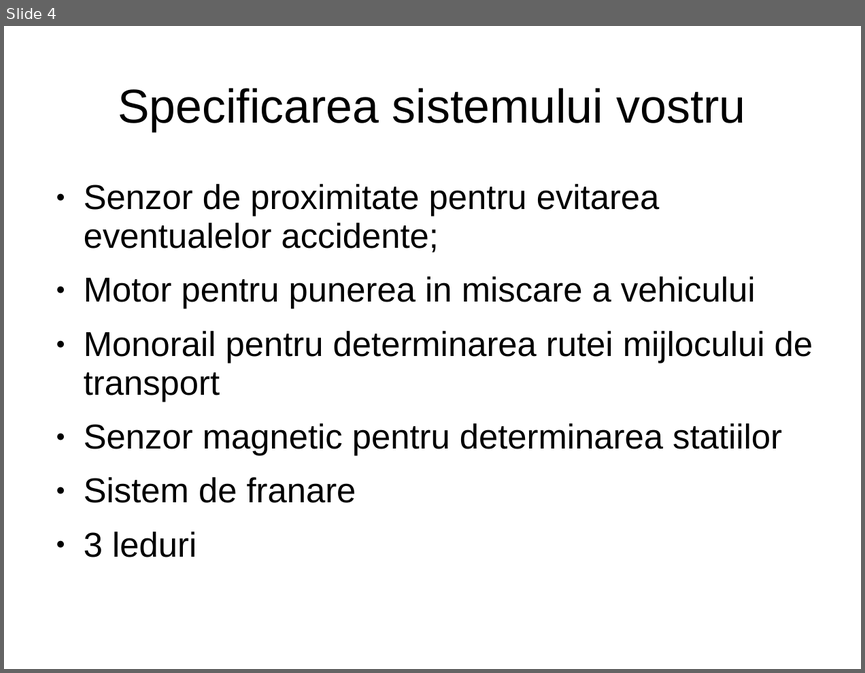
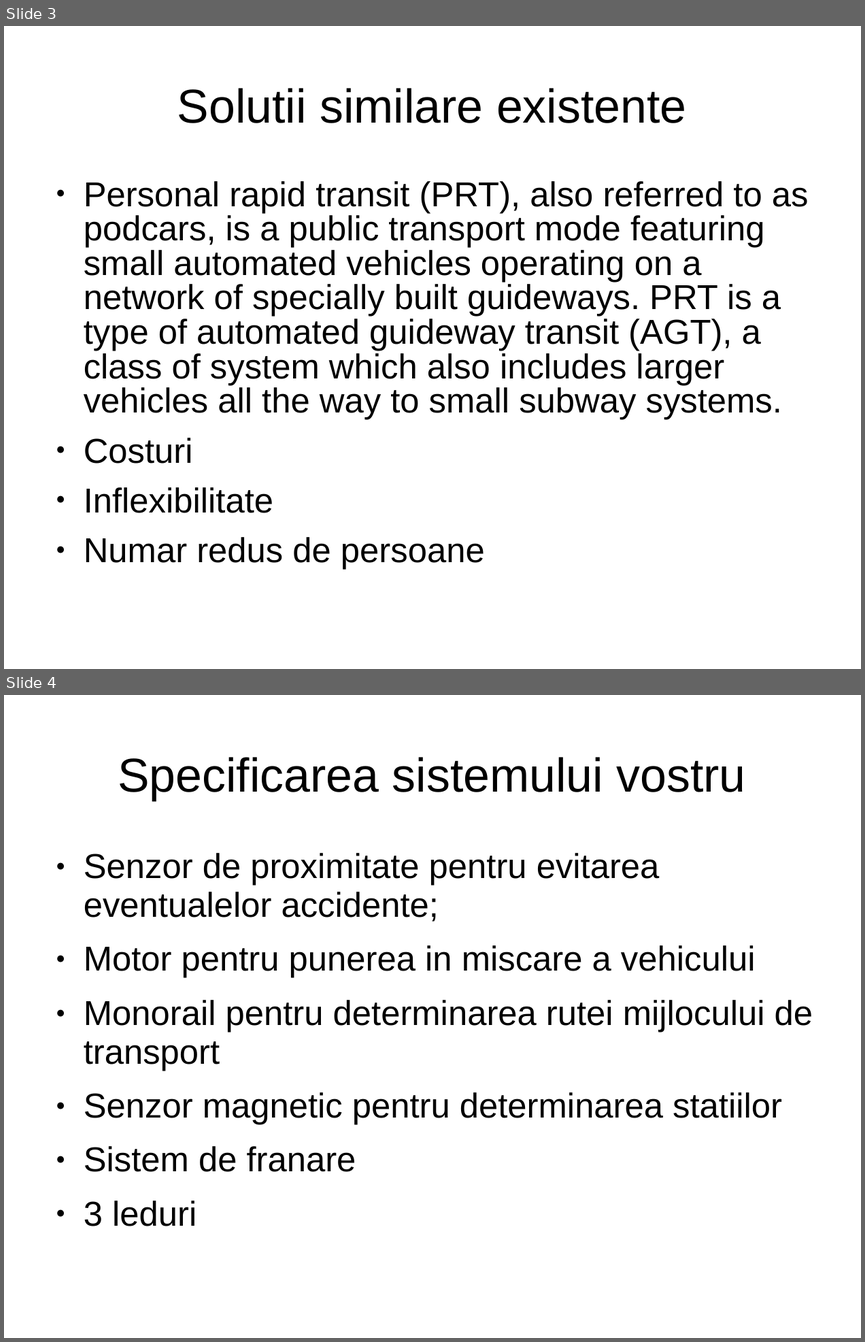
Before and after one commit to astef001/oc2016, a slide deck: TemplateTema-W1-2.ppt. Shown one above the other, each under a label of ours: slide 4 before the commit, slides 3 and 4 after it. The pictures are 865x673 and 865x1342 pixels, drawn with LibreOffice and Linux fonts; fonts in the diff are those of the drawing. Boxes give left, top, right and bottom in pixels: in the first picture for what was removed or moved away, otherwise in the second. Text is boxed around its words. In the diff, an @@ line names an element or a change of style, - is before the commit and + after.

```diff
--- a/TemplateTema-W1-2.ppt
+++ b/TemplateTema-W1-2.ppt
@@ slide 3 added at (4, 26, 861, 669), background #FFFFFF @@
@@ title added at (177, 88, 686, 123), 44 pt, text #000000 @@
+Solutii similare existente
@@ text added at (84, 181, 808, 569), 32 pt, text #000000 @@
+● Personal rapid transit (PRT), also referred to as podcars, is a public transport mode featuring small automated vehicles operating on a network of specially built guideways. PRT is a type of automated guideway transit (AGT), a class of system which also includes larger vehicles all the way to small subway systems.
+● Costuri
+● Inflexibilitate
+● Numar redus de persoane
```
Also in this commit, not shown: 3 slides changed, 1 slide removed.
